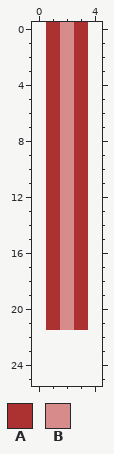
One commit to this pixel-art file: Aseprite Editables/proyectil_rojo.aseprite. This is how it looked before the edit.
3x22 pixels, 1 frame. The old version is drawn lined up with the new one, on the new canvas.
Palette (. is transparent): A #ac3232  B #d78b8b
Pixels before, first column x 1:
 0 ABA
 1 ABA
 2 ABA
 3 ABA
 4 ABA
 5 ABA
 6 ABA
 7 ABA
 8 ABA
 9 ABA
10 ABA
11 ABA
12 ABA
13 ABA
14 ABA
15 ABA
16 ABA
17 ABA
18 ABA
19 ABA
20 ABA
21 ABA
After the commit:
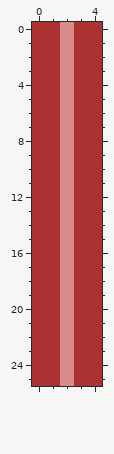
The exact change:
canvas 3x22 -> 5x26, the old top-left corner now at 1,0
The edit adds colour A in rows 0 to 21 at x 0 and 4; in rows 22 to 25 at x 0 to 1 and 3 to 4.
The edit adds colour B in rows 22 to 25 at x 2.
Pixel boxes of the changes (left, top, right, bottom) in both pictures:
added: (32, 22, 102, 386)
